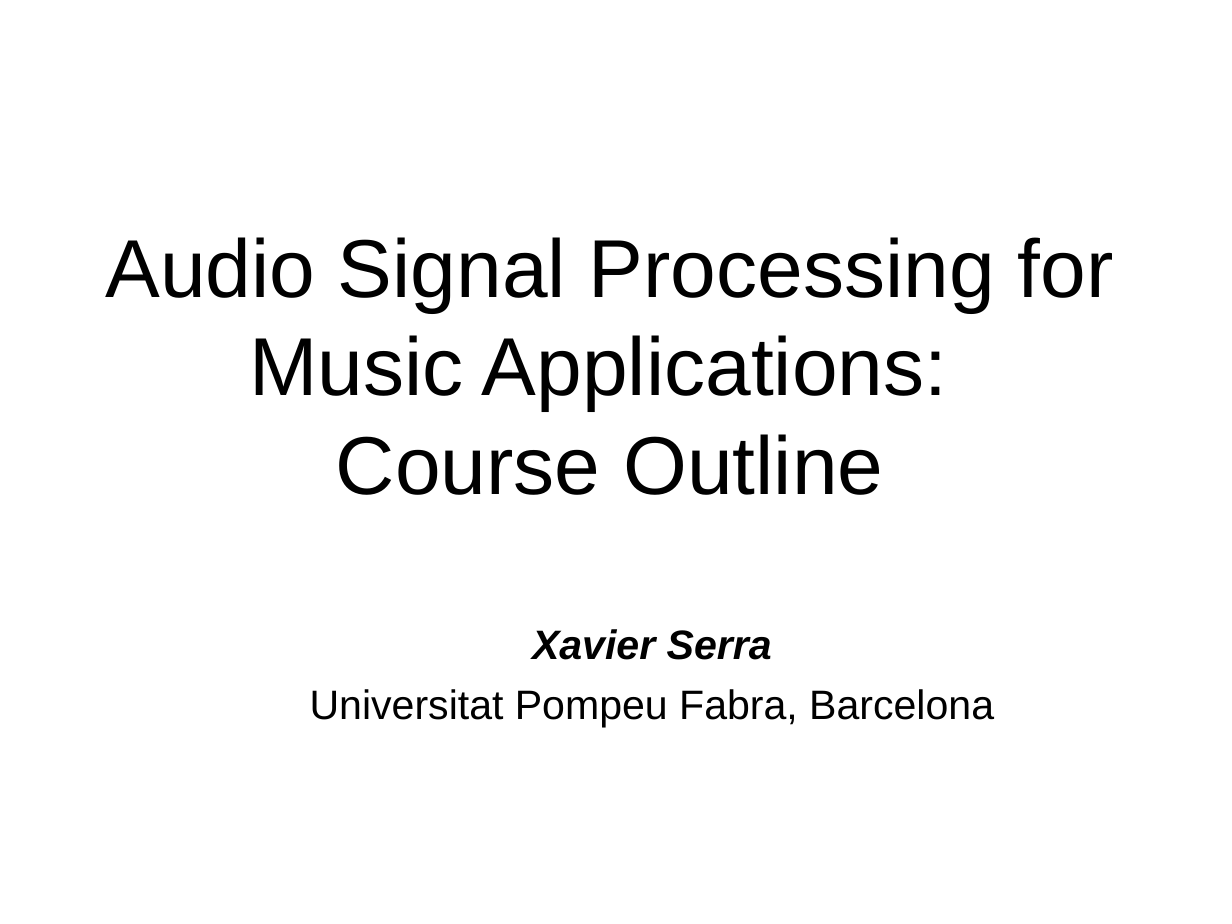
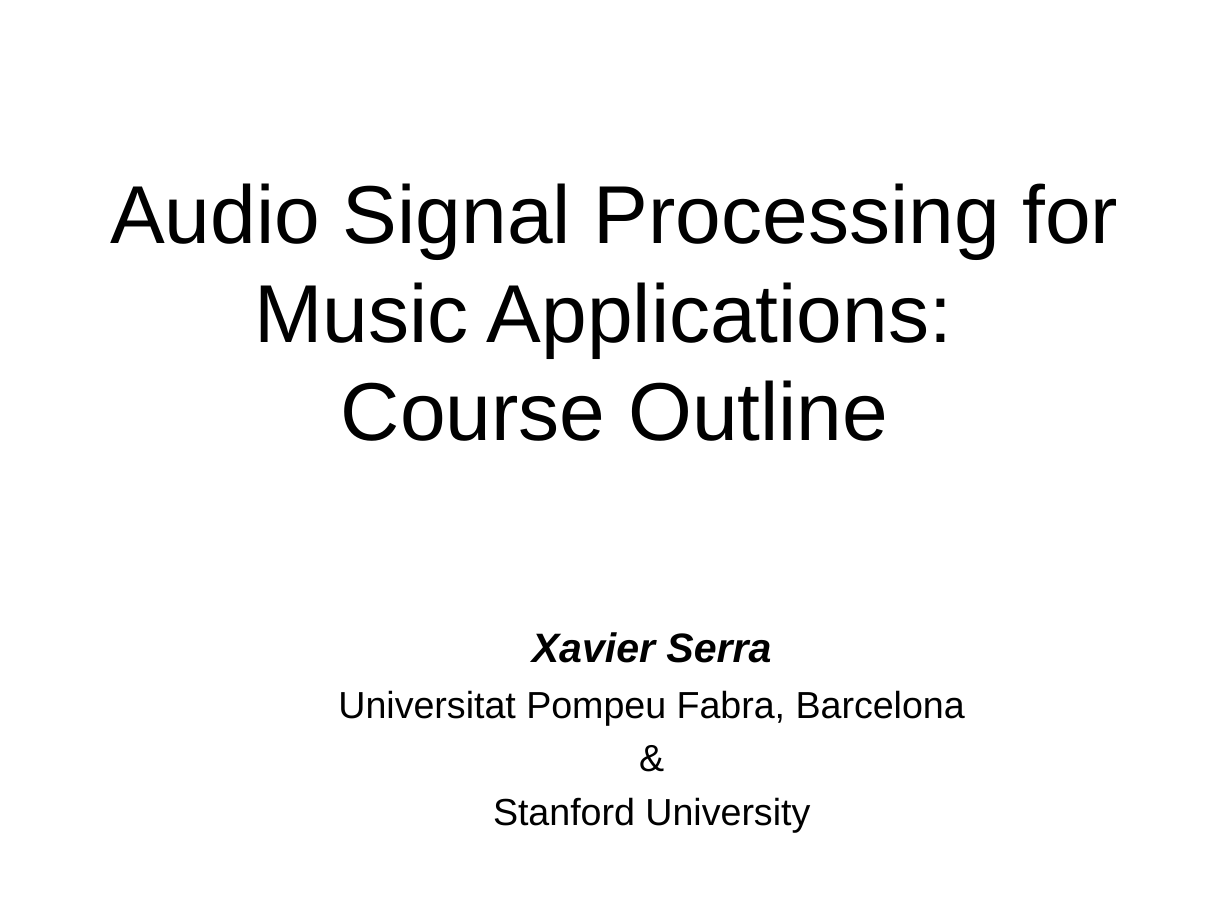
Before and after one commit to MTG/sms-tools, a slide deck: slide 13 of lectures/1-Introduction/Course-outline.odp. Drawn at 1232x924 pixels with LibreOffice and Linux fonts; fonts in the diff are those of the drawing. Boxes give left, top, right and bottom in pixels: in the first picture for what was removed or moved away, otherwise in the second. Text is boxed around its words. In the diff, an @@ line names an element or a change of style, - is before the commit and + after.

```diff
--- a/lectures/1-Introduction/Course-outline.odp
+++ b/lectures/1-Introduction/Course-outline.odp
@@ title "Audio Signal Processing for Music ...": place and size @@
-title "Audio Signal Processing for Music ..." at (105,237,1114,495)
+title "Audio Signal Processing for Music ..." at (110,183,1119,441)
@@ text at (338,690,965,725): size 24 to 22 pt in "Universitat Pompeu Fabra, Barcelona" @@
@@ text at (493,797,810,832): paragraphs added @@
+&
+Stanford University
```
Also in this commit, not shown: 2 other slides changed, 5 other files.
